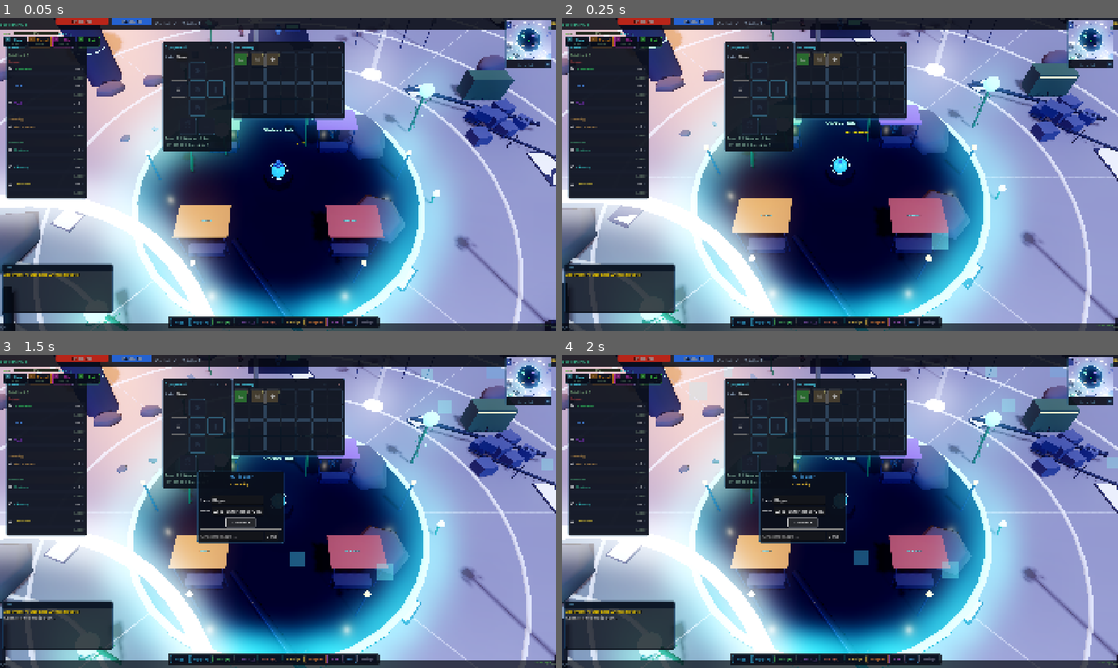
Above: before the commit, frames 1-4 (two rows, left to right).
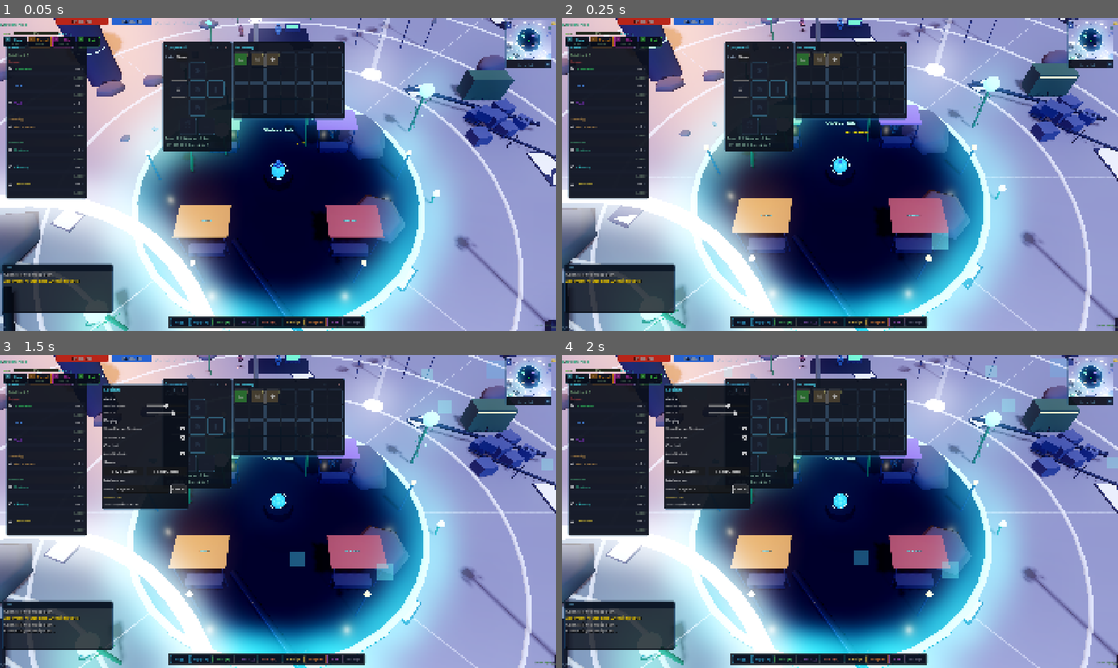
Above: after the commit, the same moments.

Repository: stobieee-bit/Asterian
Game: Godot game, scene res://scenes/main/main.tscn
The game is run twice, just before and just after one commit, with the same random seed, the same clock (stepped at 60 frames per second) and the same inputs.
Inputs (mouse positions are in pixels of both pictures, inside the frame that each line leads up to):
- Up to frame 1 (0.05 s): no input
- Up to frame 2 (0.25 s): no input
- Up to frame 3 (1.5 s): click (350, 658) at 0.5 s, where only the run before the commit has a clickable "MP"; click "Connect" at 1.25 s
- Up to frame 4 (2 s): no input

The runs differ from the first frame. In frame 1, 5.6% of the frame differs, in the area x 0-100%, y 0-100%; in frame 2, 5.7%; in frame 3, 13%; in frame 4, 13%.

Commit message:
Remove decorative bars, MP button; auto-connect multiplayer
UI Cleanup:
- Remove top bar background, accent line, and bottom bar background
  (cleaner transparent look over the 3D world)
- Remove MP button from action bar (multiplayer now in Settings)

Multiplayer:
- Auto-connect on startup with saved or generated player name
- Add 15s connection timeout with retry (handles Render free tier
  cold starts — server needs ~30s to wake up)
- Settings panel auto-generates "PlayerXXXX" name if blank
- Name saves to settings for future sessions

Co-Authored-By: Claude Opus 4.6 <noreply@anthropic.com>

Diff:
--- a/scenes/ui/hud.gd
+++ b/scenes/ui/hud.gd
@@ -166,25 +166,9 @@
 	# Let mouse events pass through the top bar to the 3D world
 	top_bar.mouse_filter = Control.MOUSE_FILTER_IGNORE
 
-	# Insert a dark background behind the top bar using a ColorRect
-	var top_bg: ColorRect = ColorRect.new()
-	top_bg.name = "TopBarBG"
-	top_bg.mouse_filter = Control.MOUSE_FILTER_IGNORE
-	top_bg.color = Color(0.02, 0.03, 0.06, 0.85)
-	top_bg.position = Vector2.ZERO
-	top_bg.size = Vector2(_design_size.x, 42)
-	add_child(top_bg)
-	move_child(top_bg, 0)  # Behind everything
-
-	# Thin cyan accent line at bottom of top bar
-	var accent_line: ColorRect = ColorRect.new()
-	accent_line.name = "TopBarAccent"
-	accent_line.mouse_filter = Control.MOUSE_FILTER_IGNORE
-	accent_line.color = Color(0.1, 0.3, 0.45, 0.5)
-	accent_line.position = Vector2(0, 42)
-	accent_line.size = Vector2(_design_size.x, 1)
-	add_child(accent_line)
-	move_child(accent_line, 1)
+	# (top bar background removed — cleaner look)
+
+	# (accent line removed — cleaner look)
 
 	# Let all TopBar children pass through mouse events
 	if hp_bar:
@@ -280,15 +264,7 @@
 	if pos_label:
 		pos_label.mouse_filter = Control.MOUSE_FILTER_IGNORE
 
-	# Insert a dark background behind the bottom bar
-	var bot_bg: ColorRect = ColorRect.new()
-	bot_bg.name = "BotBarBG"
-	bot_bg.mouse_filter = Control.MOUSE_FILTER_IGNORE
-	bot_bg.color = Color(0.02, 0.03, 0.06, 0.7)
-	bot_bg.position = Vector2(0, _design_size.y - 30)
-	bot_bg.size = Vector2(_design_size.x, 30)
-	add_child(bot_bg)
-	move_child(bot_bg, 0)  # Behind everything
+	# (bottom bar background removed — cleaner look)
 
 func _process(delta: float) -> void:
 	# Update FPS counter
@@ -721,12 +697,7 @@
 	pet_btn.pressed.connect(func(): _toggle_panel(_pet_panel, "pets"))
 	bar.add_child(pet_btn)
 
-	# Multiplayer button
-	var mp_btn: Button = _make_sci_btn("MP", 44, Color(0.3, 0.7, 1.0))
-	mp_btn.tooltip_text = "Multiplayer"
-	mp_btn.pressed.connect(func(): _toggle_panel(_multiplayer_panel, "multiplayer"))
-	bar.add_child(mp_btn)
-	_mp_action_btn = mp_btn
+	# (MP button removed — multiplayer is in Settings panel now)
 
 	# Settings button
 	var set_btn: Button = _make_sci_btn("Settings", 68, Color(0.5, 0.5, 0.6))
--- a/scripts/systems/multiplayer_client.gd
+++ b/scripts/systems/multiplayer_client.gd
@@ -24,6 +24,7 @@
 const INITIAL_RECONNECT_DELAY: float = 1.0        ## Starting backoff delay
 const CHAT_MAX_LENGTH: int = 200                  ## Max characters per chat message
 const NAMEPLATE_Y_OFFSET: float = 2.6             ## Height above remote player origin
+const CONNECTION_TIMEOUT: float = 15.0              ## Seconds before treating connect as failed
 
 ## Combat style → color mapping for remote player tinting
 const STYLE_COLORS: Dictionary = {
@@ -47,6 +48,7 @@
 var _reconnect_delay: float = INITIAL_RECONNECT_DELAY
 var _reconnect_timer: float = 0.0
 var _reconnecting: bool = false
+var _connect_timeout_timer: float = 0.0
 
 # ── Position sync ──
 
@@ -99,12 +101,15 @@
 	EventBus.dungeon_started.connect(_on_dungeon_visibility_changed)
 	EventBus.dungeon_exited.connect(_on_dungeon_visibility_changed_no_args)
 
-	# Auto-connect if settings have a multiplayer name stored
+	# Auto-connect on startup — use saved name or generate one
 	var mp_name: String = str(GameState.settings.get("mp_name", ""))
-	if mp_name != "":
-		var url: String = str(GameState.settings.get("mp_server", SERVER_URL_DEFAULT))
-		# Defer connection to let the rest of the scene tree finish loading
-		call_deferred("connect_to_server", url, mp_name)
+	if mp_name == "":
+		# Generate a default name: "Player" + random 4 digits
+		mp_name = "Player%04d" % (randi() % 10000)
+		GameState.settings["mp_name"] = mp_name
+	var url: String = str(GameState.settings.get("mp_server", SERVER_URL_DEFAULT))
+	# Defer connection to let the rest of the scene tree finish loading
+	call_deferred("connect_to_server", url, mp_name)
 
 
 func _process(delta: float) -> void:
@@ -140,6 +145,16 @@
 	elif state == WebSocketPeer.STATE_CLOSED:
 		if _connected:
 			_on_connection_closed()
+
+	elif state == WebSocketPeer.STATE_CONNECTING:
+		# Track connection timeout — server may be asleep (Render free tier)
+		_connect_timeout_timer += delta
+		if _connect_timeout_timer >= CONNECTION_TIMEOUT:
+			_connect_timeout_timer = 0.0
+			_ws.close()
+			EventBus.chat_message.emit("Connection timed out. Server may be waking up — retrying...", "system")
+			if _should_reconnect:
+				_schedule_reconnect()
 
 	# Handle reconnection timer
 	if _reconnecting:
@@ -250,8 +265,9 @@
 	print("MultiplayerClient: Connecting to %s ..." % _server_url)
 	EventBus.chat_message.emit("Connecting to multiplayer...", "system")
 
-	# Reset the peer so we get a clean state
+	# Reset the peer and timeout timer
 	_ws = WebSocketPeer.new()
+	_connect_timeout_timer = 0.0
 
 	var err: int = _ws.connect_to_url(_server_url)
 	if err != OK:
--- a/scripts/ui/settings_panel.gd
+++ b/scripts/ui/settings_panel.gd
@@ -284,12 +284,16 @@
 
 	var player_name: String = _mp_name_input.text.strip_edges()
 	if player_name.length() == 0:
-		EventBus.chat_message.emit("Please enter a name to connect.", "system")
-		return
+		player_name = "Player%04d" % (randi() % 10000)
+		_mp_name_input.text = player_name
+
+	# Save the name for future sessions
+	GameState.settings["mp_name"] = player_name
 
 	mp_client.connect_to_server(mp_client.SERVER_URL_DEFAULT, player_name)
-	_mp_status_label.text = "Connecting..."
-	_mp_status_label.add_theme_color_override("font_color", Color(0.8, 0.7, 0.3))
+	if _mp_status_label:
+		_mp_status_label.text = "Connecting..."
+		_mp_status_label.add_theme_color_override("font_color", Color(0.8, 0.7, 0.3))
 
 ## Called when multiplayer connects successfully
 func _on_mp_connected(player_count: int) -> void:
